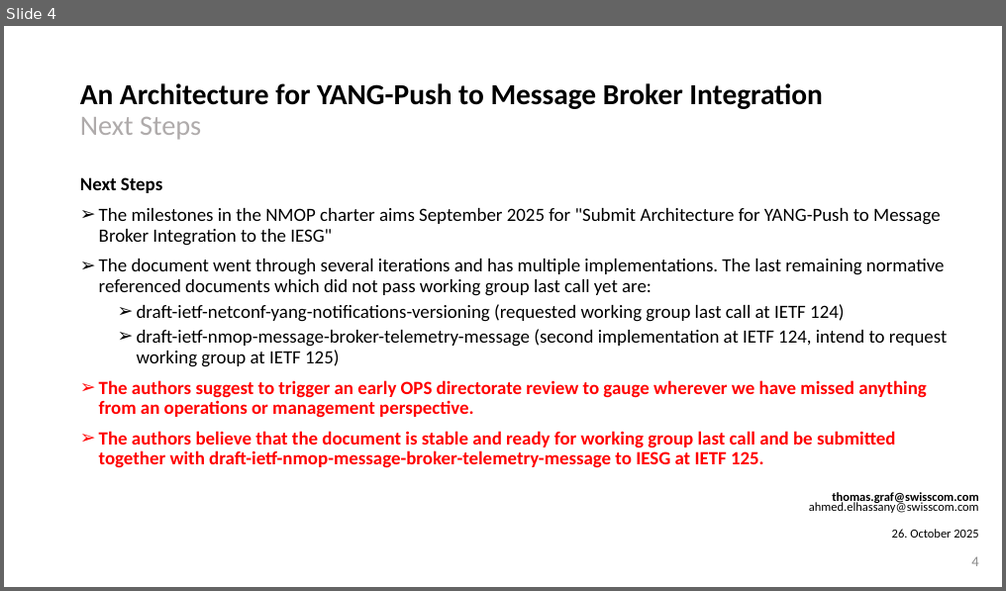
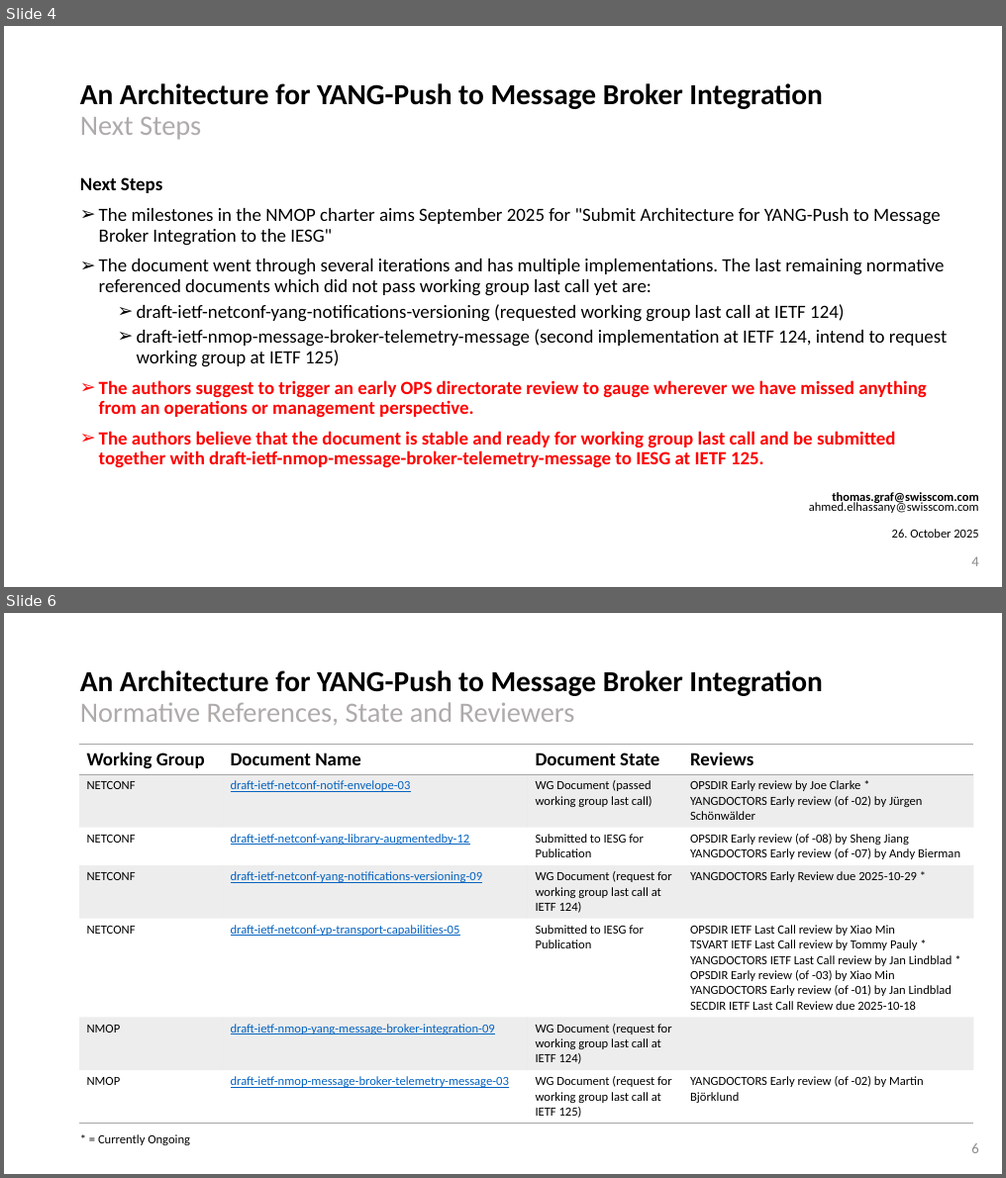
Before and after one commit to network-analytics/ietf-network-analytics-document-status, a slide deck: 124/NMOP/draft-ietf-nmop-yang-message-broker-integration-09.pptx. Shown one above the other, each under a label of ours: slide 4 before the commit, slides 4 and 6 after it; the slides between them are not shown. The pictures are 1006x591 and 1006x1178 pixels, drawn with LibreOffice and Linux fonts; fonts in the diff are those of the drawing. Boxes give left, top, right and bottom in pixels: in the first picture for what was removed or moved away, otherwise in the second. Text is boxed around its words. In the diff, an @@ line names an element or a change of style, - is before the commit and + after.

```diff
--- a/124/NMOP/draft-ietf-nmop-yang-message-broker-integration-09.pptx
+++ b/124/NMOP/draft-ietf-nmop-yang-message-broker-integration-09.pptx
@@ slide 6 added at (4, 613, 1002, 1174), background #FFFFFF @@
@@ title added at (80, 670, 823, 725), 28 pt, text #000000, bold @@
+An Architecture for YANG-Push to Message Broker Integration
+Normative References, State and Reviewers
@@ table added at (79, 744, 974, 1122), 7 rows, 4 columns @@
+Working Group | Document Name | Document State | Reviews
+NETCONF | draft-ietf-netconf-notif-envelope-03 | WG Document (passed working group last call) | OPSDIR Early review by Joe Clarke * / YANGDOCTORS Early review (of -02) by Jürgen Schönwälder
+NETCONF | draft-ietf-netconf-yang-library-augmentedby-12 | Submitted to IESG for Publication | OPSDIR Early review (of -08) by Sheng Jiang / YANGDOCTORS Early review (of -07) by Andy Bierman
+NETCONF | draft-ietf-netconf-yang-notifications-versioning-09 | WG Document (request for working group last call at IETF 124) | YANGDOCTORS Early Review due 2025-10-29 *
+NETCONF | draft-ietf-netconf-yp-transport-capabilities-05 | Submitted to IESG for Publication | OPSDIR IETF Last Call review by Xiao Min / TSVART IETF Last Call review by Tommy Pauly * / YANGDOCTORS IETF Last Call review by Jan Lindblad * / OPSDIR Early review (of -03) by Xiao Min / YANGDOCTORS Early review (of -01) by Jan Lindblad / SECDIR IETF Last Call Review due 2025-10-18
+NMOP | draft-ietf-nmop-yang-message-broker-integration-09 | WG Document (request for working group last call at IETF 124) | 
+NMOP | draft-ietf-nmop-message-broker-telemetry-message-03 | WG Document (request for working group last call at IETF 125) | YANGDOCTORS Early review (of -02) by Martin Björklund
@@ text added at (98, 1135, 190, 1146), 12 pt, text #000000 @@
+* = Currently Ongoing
@@ page number added at (971, 1144, 978, 1154), 14 pt, text #8C8C8C @@
+6
```
Also in this commit, not shown: 2 other slides added, 1 other file.
